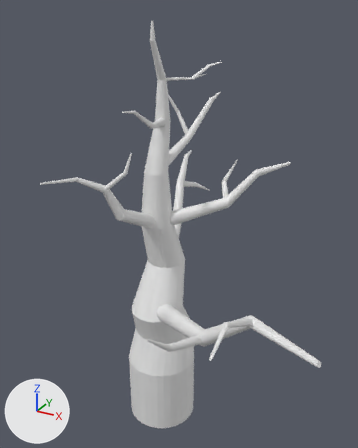
The Blender file env_tree_anyaGupta_01.blend as it was, and as the next commit left it.
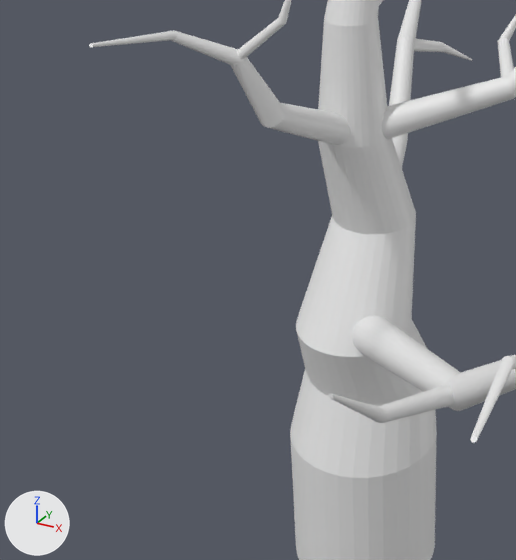
Old and new are each drawn whole from a camera (50 mm lens) standing at (6.44, -10.61, 10.8) and looking at (0.49, 0.21, 5.39) and again close up on the part from 0% to 64% of the width and 37% to 92% of the height. Every picture has the same lights, and +X, +Y and +Z are marked at lower left. The first two pictures are the older version.
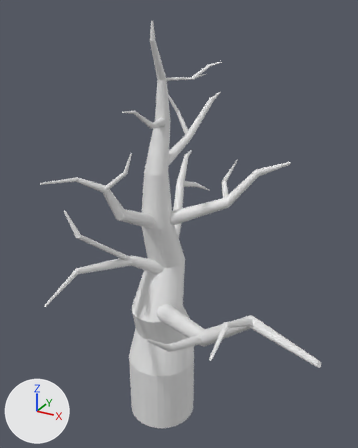
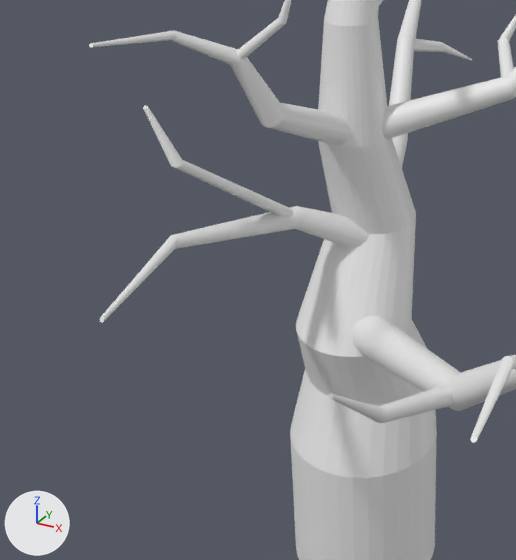
Commit message: Added another branch

Changed parts and their boxes (x1, y1, x2, y2) in the close-ups (516 x 560 px):
part 1 of me_cylinder, added: after (100, 206, 369, 323)
part 2 of me_cylinder, added: after (143, 106, 294, 217)

The change, as a list of edits to the scene's bpy script:
```text
Change me_cylinder:
    used by ob_cylinder; location = (0.0, 0.0, 0.0)
    remove me_cylinder.from_pydata(...)  # 2031 vertices, 1521 faces, 14 loose edges; spans x -1.91..5.15, y -4.43..5.46, z -1.0..10.5
    add me_cylinder.from_pydata(...)  # 2255 vertices, 1683 faces, 14 loose edges; spans x -1.91..5.15, y -4.43..5.46, z -1.0..10.5
    me_cylinder part 1: a new loose piece of 128 vertices spanning x -1.15..0.41, y -3.72..0.17, z 3.76..4.79
    me_cylinder part 2: a new loose piece of 96 vertices spanning x -1.35..-0.39, y -2.27..-0.62, z 4.43..6.28
```
